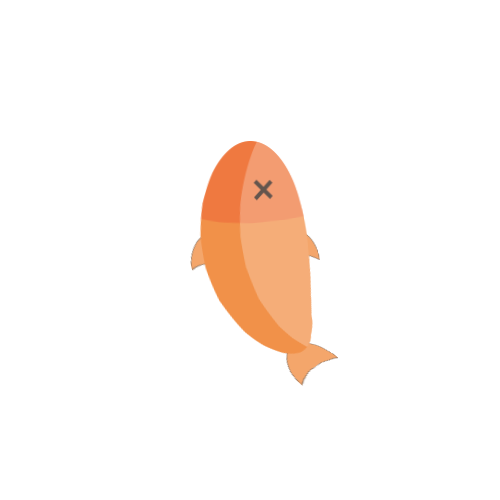
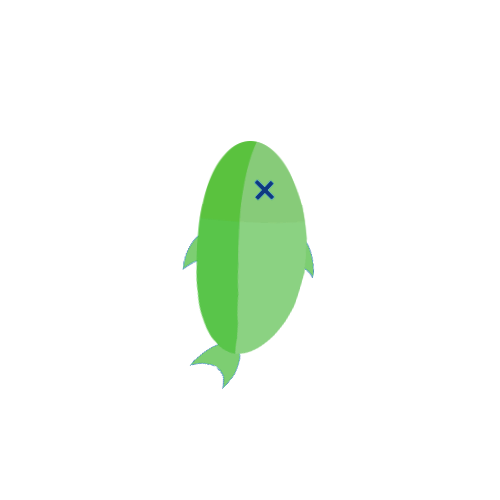
Layered file, before and after one edit (500px x 500px). Changes by layer:
hid "fish2" over [190, 141, 338, 386]
showed "fish1" over [182, 141, 315, 389]
